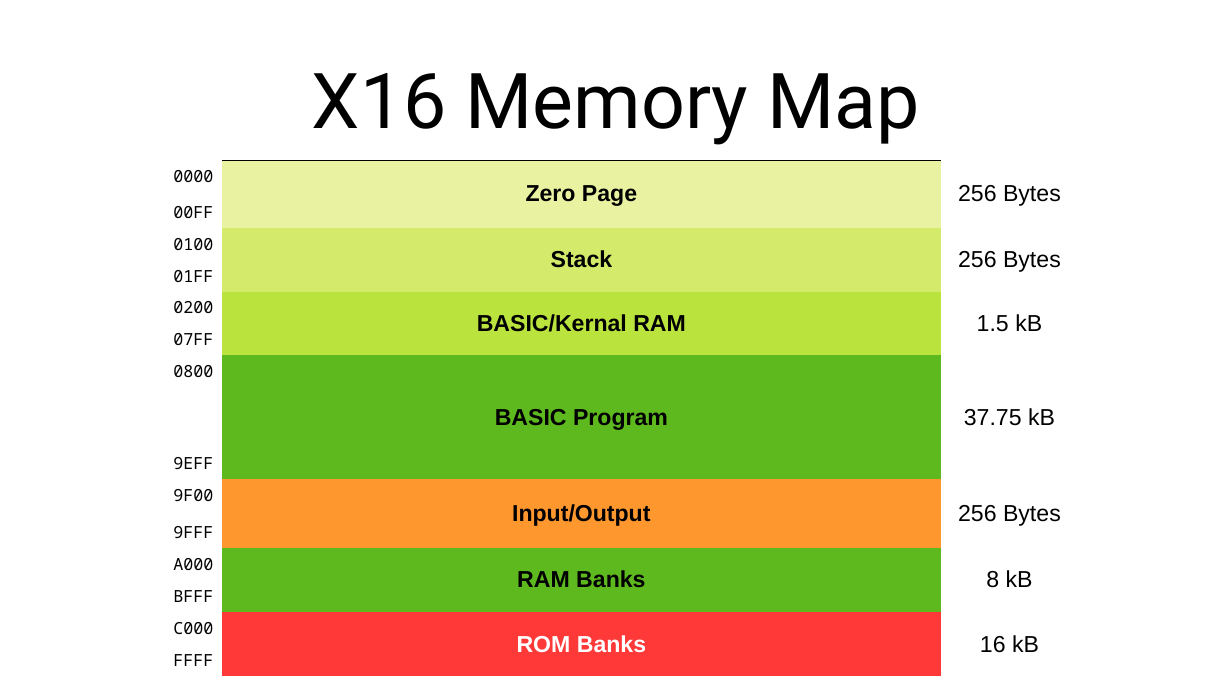
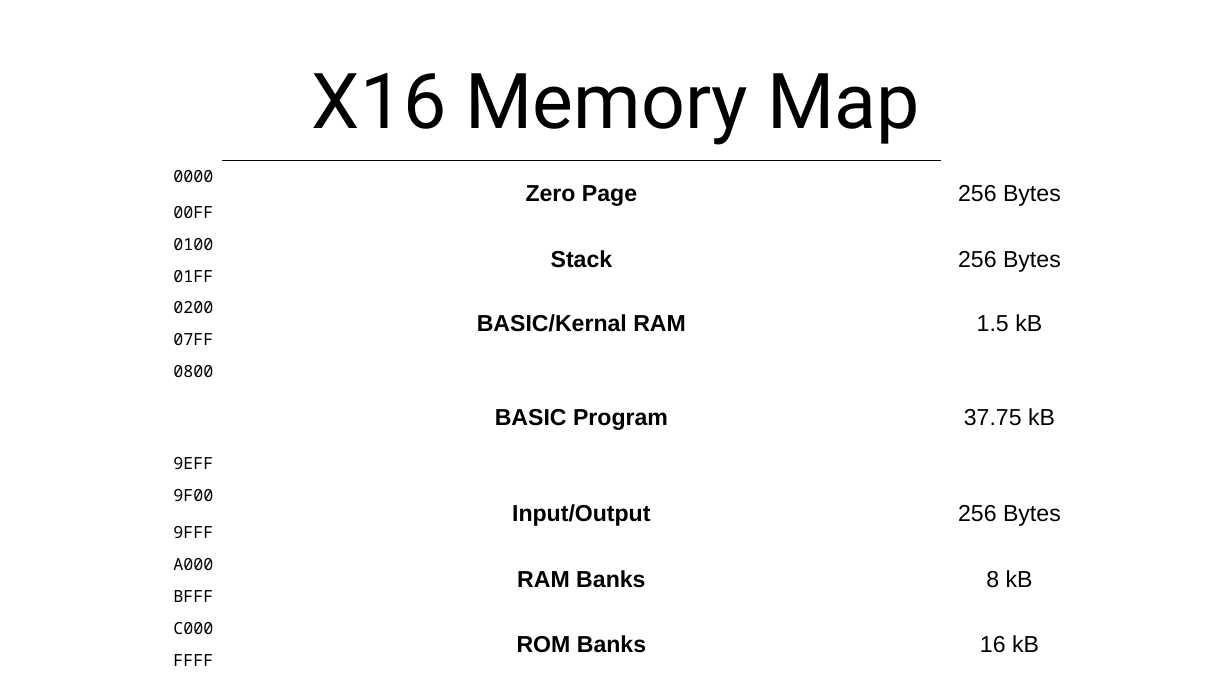
Before and after one commit to SlithyMatt/x16-assembly-tutorial, a slide deck: slide 3 of Lesson9/Lesson9.odp. Drawn at 1232x693 pixels with LibreOffice and Linux fonts; fonts in the diff are those of the drawing. Boxes give left, top, right and bottom in pixels: in the first picture for what was removed or moved away, otherwise in the second. Text is boxed around its words. In the diff, an @@ line names an element or a change of style, - is before the commit and + after.

```diff
--- a/Lesson9/Lesson9.odp
+++ b/Lesson9/Lesson9.odp
@@ table at (147,160,1079,670) @@
@@ fill #FFFFFF to none in 21 cells @@
@@ fill #E8F2A1 to none in row 1, column 2 @@
@@ fill #D4EA6B to none in row 3, column 2 @@
@@ fill #BBE33D to none in row 5, column 2 @@
@@ fill #5EB91E to none in 2 cells @@
@@ fill #FF972F to none in row 9, column 2 @@
@@ fill #FF3838 to none in row 13, column 2 @@
@@ text colour #FFFFFF to #000000 in "ROM Banks" @@
```
Also in this commit, not shown: 2 other slides changed, 1 slide added, 2 other files.
